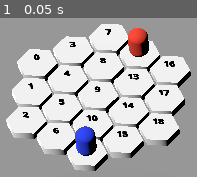
Above: before the commit, frame 1.
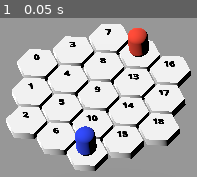
Above: after the commit, the same moment.

Repository: cwahlfeldt/hex-game-2
Game: Godot game, scene res://main.tscn
Two runs of this game, one before a commit and one after it. Both use one fixed random seed, a clock stepped at 60 frames per second and the inputs below.
Inputs:
- Up to frame 1 (0.05 s): no input

The runs differ from the first frame. In frame 1, 0.8% of the frame differs, in the area x 3-97%, y 3-97%.
Error after the commit: Parse Error: Mixed use of tabs and spaces for indentation. (res://logic.gd:6)

Commit message:
draw labels on hex grid

Diff:
--- /dev/null
+++ b/hex.gd
@@ -0,0 +1,14 @@
+extends Node3D
+
+@export var coords = Vector3(0,0,0)
+@export var index = 0
+@export var cubic = {"q": 0, "r": 0, "s": 0}
+
+# Called when the node enters the scene tree for the first time.
+#func _ready() -> void:
+	#pass # Replace with function body.
+#
+#
+## Called every frame. 'delta' is the elapsed time since the previous frame.
+#func _process(delta: float) -> void:
+	#pass
--- a/hex.tscn
+++ b/hex.tscn
@@ -1,4 +1,8 @@
-[gd_scene load_steps=3 format=3 uid="uid://cawm772khd5fp"]
+[gd_scene load_steps=5 format=3 uid="uid://cawm772khd5fp"]
+
+[ext_resource type="Script" path="res://hex.gd" id="1_f7l8w"]
+
+[sub_resource type="CylinderShape3D" id="CylinderShape3D_i5m3r"]
 
 [sub_resource type="StandardMaterial3D" id="StandardMaterial3D_yow6r"]
 
@@ -6,8 +10,14 @@
 material = SubResource("StandardMaterial3D_yow6r")
 radial_segments = 6
 
-[node name="Hex" type="Node3D"]
+[node name="Hex" type="Area3D"]
+transform = Transform3D(0.866026, 0, 0.5, 0, 1, 0, -0.5, 0, 0.866026, 0, 0, 0)
+script = ExtResource("1_f7l8w")
 
-[node name="Mesh" type="MeshInstance3D" parent="."]
-transform = Transform3D(0.866026, 0, 0.5, 0, 0.1, 0, -0.5, 0, 0.866026, 0, 0, 0)
+[node name="CollisionShape3D" type="CollisionShape3D" parent="."]
+transform = Transform3D(1, 0, 0, 0, 1, 0, 0, 0, 1, 0, -0.878675, 0)
+shape = SubResource("CylinderShape3D_i5m3r")
+
+[node name="MeshInstance3D" type="MeshInstance3D" parent="."]
+transform = Transform3D(1.00598, 0, 0, 0, 0.100598, 0, 0, 0, 1.00598, 0, 0, 0)
 mesh = SubResource("CylinderMesh_omk1f")
--- /dev/null
+++ b/logic.gd
@@ -0,0 +1,9 @@
+extends Node3D
+
+const RAY_LENGTH = 1000.0
+
+func _input(event):
+	if event is InputEventMouseButton and event.pressed and event.button_index == 1:
+		  var camera3d = $Camera3D
+		  var from = camera3d.project_ray_origin(event.position)
+		  var to = from + camera3d.project_ray_normal(event.position) * RAY_LENGTH
--- a/main.tscn
+++ b/main.tscn
@@ -1,5 +1,6 @@
-[gd_scene load_steps=4 format=3 uid="uid://dpsnxtmh5yx32"]
+[gd_scene load_steps=5 format=3 uid="uid://dpsnxtmh5yx32"]
 
+[ext_resource type="Script" path="res://logic.gd" id="1_i56dy"]
 [ext_resource type="PackedScene" uid="uid://bvqvnfbuv8l5p" path="res://map.tscn" id="1_vkypb"]
 
 [sub_resource type="StandardMaterial3D" id="StandardMaterial3D_eq3qc"]
@@ -8,6 +9,9 @@
 [sub_resource type="PlaneMesh" id="PlaneMesh_8una2"]
 
 [node name="Main" type="Node3D"]
+
+[node name="Logic" type="Node3D" parent="."]
+script = ExtResource("1_i56dy")
 
 [node name="Map" parent="." instance=ExtResource("1_vkypb")]
 MAP_SIZE = 2
